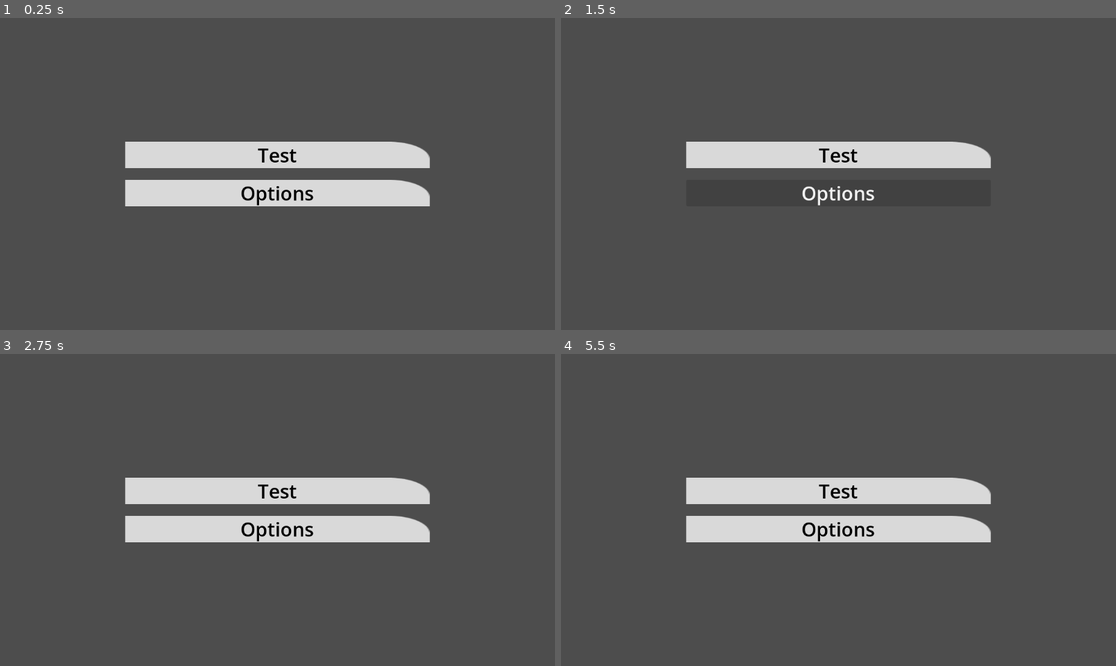
Above: before the commit, frames 1-4 (two rows, left to right).
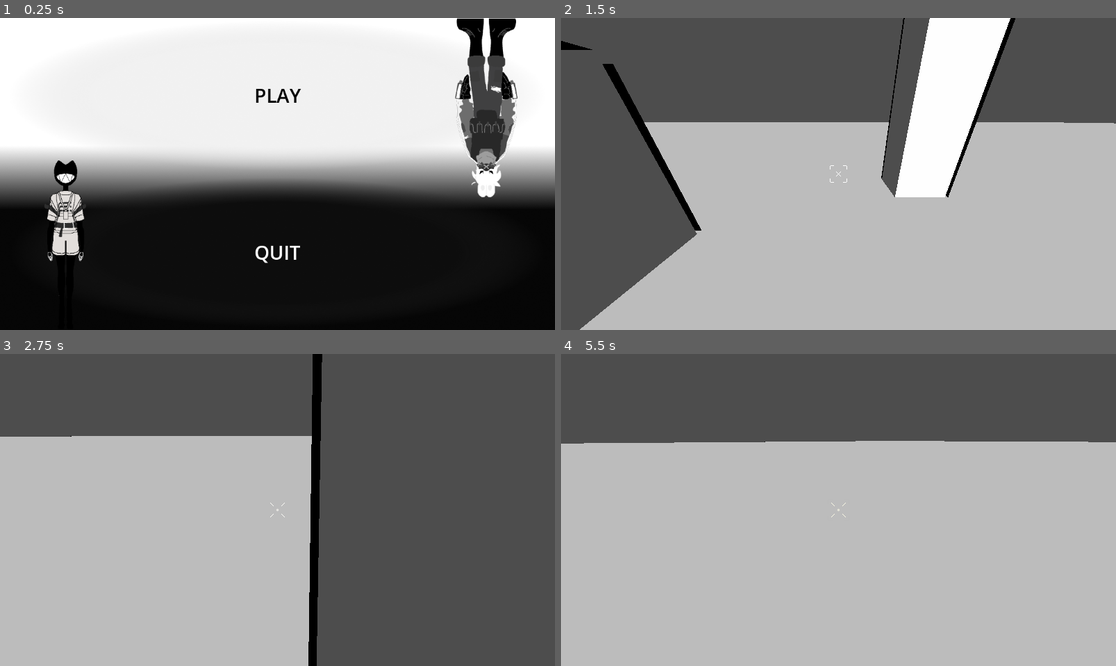
Above: after the commit, the same moments.

Repository: TuniTem/GGJ-2026-cutout
Game: Godot game, scene res://ui/main_menu.tscn
Two runs of this game, one before a commit and one after it. Both use one fixed random seed, a clock stepped at 60 frames per second and the inputs below. This scene is started directly instead of the project's main scene.
Inputs (mouse positions are in pixels of both pictures, inside the frame that each line leads up to):
- Up to frame 1 (0.25 s): no input
- Up to frame 2 (1.5 s): click (838, 155) at 0.5 s, where only the run before the commit has a clickable "Test"; click (838, 192) at 1.25 s, where only the run before the commit has a clickable "Options"
- Up to frame 3 (2.75 s): move the mouse to (305, 510) at 2.02 s; hold W (forward) from 2.03 s (still down); hold Middle mouse button (zoom) from 2.03 s (still down)
- Up to frame 4 (5.5 s): keep holding W (forward); move the mouse to (810, 510) at 2.77 s; release Middle mouse button (zoom) at 2.78 s; tap Middle mouse button (zoom) at 2.85, 4.35 s; move the mouse to (849, 503) at 3.52 s; hold Middle mouse button (zoom) 3.53-4.28 s; move the mouse to (832, 516) at 4.27 s; move the mouse to (877, 513) at 5.02 s; hold Middle mouse button (zoom) from 5.03 s (still down)

The runs differ from the first frame. In frame 1, 94% of the frame differs, in the area x 0-100%, y 0-100%; in frame 2, 60%; in frame 3, 46%; in frame 4, 72%.

Commit message:
updated main_manu, created pause_menu

Diff:
--- /dev/null
+++ b/ui/main_menu.gd
@@ -0,0 +1,31 @@
+extends Control
+@export var level_to_load : PackedScene
+@export var button_hover_sfx : AudioStream
+@export var button_click_sfx : AudioStream
+# Called when the node enters the scene tree for the first time.
+func _ready() -> void:
+	Input.mouse_mode = Input.MOUSE_MODE_VISIBLE
+	pass # Replace with function body.
+
+# Called every frame. 'delta' is the elapsed time since the previous frame.
+func _process(delta: float) -> void:
+	pass
+
+func button_hovered() -> void:
+	$AudioStreamPlayer2D.stream = button_hover_sfx
+	$AudioStreamPlayer2D.play()
+
+func _on_play_button_pressed() -> void:
+	$AudioStreamPlayer2D.stream = button_click_sfx
+	$AudioStreamPlayer2D.play()
+	Input.mouse_mode = Input.MOUSE_MODE_CAPTURED
+	await get_tree().create_timer(0.25).timeout
+	get_tree().change_scene_to_packed(level_to_load)
+
+	pass # Replace with function body.
+
+
+func _on_play_button_mouse_entered() -> void:
+	button_hovered()
+func _on_quit_button_mouse_entered() -> void:
+	button_hovered()
--- a/ui/main_menu.tscn
+++ b/ui/main_menu.tscn
@@ -1,6 +1,28 @@
 [gd_scene format=3 uid="uid://d87ma4k3epkr"]
 
 [ext_resource type="Theme" uid="uid://xw02ymhfwhtw" path="res://ui/ui_theme.tres" id="1_0dkrt"]
+[ext_resource type="Texture2D" uid="uid://ctojnwwg1g60x" path="res://ui/imgs/panel_background.png" id="2_rmr83"]
+[ext_resource type="Script" uid="uid://blpqpsrmfpodv" path="res://ui/main_menu.gd" id="2_ubpvv"]
+[ext_resource type="Texture2D" uid="uid://dnmj4jy80l80b" path="res://ui/imgs/char0thumb.png" id="2_wk0pr"]
+[ext_resource type="PackedScene" uid="uid://c6clw1uckln11" path="res://scenes/testmain.tscn" id="3_arv2f"]
+[ext_resource type="Texture2D" uid="uid://oan5wiwg62h7" path="res://ui/imgs/char1thumb.png" id="3_rmr83"]
+[ext_resource type="AudioStream" uid="uid://b4upl7qeodcl4" path="res://audio/SFX/UI/UI - SCROLL.wav" id="4_5klac"]
+[ext_resource type="AudioStream" uid="uid://bdc4n7ni3vurh" path="res://audio/SFX/UI/UI - SELECT 2.wav" id="5_lsdqh"]
+[ext_resource type="Texture2D" uid="uid://cw376ff6bgj4q" path="res://ui/imgs/quit_button_normal.png" id="5_p8ri8"]
+[ext_resource type="Texture2D" uid="uid://xe1tbb6flqnn" path="res://ui/imgs/quit_button_click.png" id="6_ubpvv"]
+[ext_resource type="Texture2D" uid="uid://5ny8qn7sir0j" path="res://ui/imgs/quit_button_hover.png" id="7_arv2f"]
+
+[sub_resource type="StyleBoxTexture" id="StyleBoxTexture_8uxxo"]
+texture = ExtResource("2_rmr83")
+
+[sub_resource type="StyleBoxTexture" id="StyleBoxTexture_5klac"]
+texture = ExtResource("5_p8ri8")
+
+[sub_resource type="StyleBoxTexture" id="StyleBoxTexture_lsdqh"]
+texture = ExtResource("6_ubpvv")
+
+[sub_resource type="StyleBoxTexture" id="StyleBoxTexture_jiymt"]
+texture = ExtResource("7_arv2f")
 
 [node name="MainMenu" type="Control" unique_id=1471351573]
 layout_mode = 3
@@ -10,6 +32,10 @@
 grow_horizontal = 2
 grow_vertical = 2
 theme = ExtResource("1_0dkrt")
+script = ExtResource("2_ubpvv")
+level_to_load = ExtResource("3_arv2f")
+button_hover_sfx = ExtResource("4_5klac")
+button_click_sfx = ExtResource("5_lsdqh")
 
 [node name="MarginContainer" type="MarginContainer" parent="." unique_id=1835301475]
 layout_mode = 1
@@ -18,20 +44,89 @@
 anchor_bottom = 1.0
 grow_horizontal = 2
 grow_vertical = 2
+pivot_offset_ratio = Vector2(0.5, 0.5)
 theme_override_constants/margin_left = 260
 theme_override_constants/margin_top = 14
 theme_override_constants/margin_right = 260
 theme_override_constants/margin_bottom = 14
 
-[node name="VBoxContainer" type="VBoxContainer" parent="MarginContainer" unique_id=1344753396]
+[node name="Panel" type="Panel" parent="." unique_id=1403182147]
+z_index = -1
+layout_mode = 1
+anchors_preset = 15
+anchor_right = 1.0
+anchor_bottom = 1.0
+grow_horizontal = 2
+grow_vertical = 2
+mouse_filter = 2
+theme_override_styles/panel = SubResource("StyleBoxTexture_8uxxo")
+
+[node name="TextureRect" type="TextureRect" parent="." unique_id=950106345]
+z_index = 1
+layout_mode = 1
+anchors_preset = 2
+anchor_top = 1.0
+anchor_bottom = 1.0
+offset_left = 92.0
+offset_top = -469.0
+offset_right = 208.0
+offset_bottom = -2.0
+grow_vertical = 0
+scale = Vector2(0.75, 0.75)
+pivot_offset = Vector2(0, 467)
+texture = ExtResource("2_wk0pr")
+
+[node name="TextureRect2" type="TextureRect" parent="." unique_id=1741596444]
+z_index = 1
+layout_mode = 1
+anchors_preset = 1
+anchor_left = 1.0
+anchor_right = 1.0
+offset_left = -78.0
+offset_top = 372.0
+offset_right = 94.0
+offset_bottom = 866.0
+grow_horizontal = 0
+rotation = 3.1415927
+scale = Vector2(0.75, 0.75)
+texture = ExtResource("3_rmr83")
+
+[node name="VBoxContainer" type="VBoxContainer" parent="." unique_id=410655058]
+layout_mode = 1
+anchors_preset = 15
+anchor_right = 1.0
+anchor_bottom = 1.0
+grow_horizontal = 2
+grow_vertical = 2
+
+[node name="BoxContainer" type="BoxContainer" parent="VBoxContainer" unique_id=457931810]
 layout_mode = 2
-theme_override_constants/separation = 24
+size_flags_vertical = 3
 alignment = 1
 
-[node name="Button" type="Button" parent="MarginContainer/VBoxContainer" unique_id=572074719]
+[node name="PlayButton" type="Button" parent="VBoxContainer/BoxContainer" unique_id=207897759]
 layout_mode = 2
-text = "Test"
+size_flags_horizontal = 3
+theme_override_colors/font_pressed_color = Color(0, 0, 0, 1)
+theme_override_colors/font_hover_color = Color(0, 0, 0, 1)
+text = "PLAY"
 
-[node name="Button2" type="Button" parent="MarginContainer/VBoxContainer" unique_id=1760268780]
+[node name="BoxContainer2" type="BoxContainer" parent="VBoxContainer" unique_id=1589282444]
 layout_mode = 2
-text = "Options"
+size_flags_vertical = 3
+alignment = 1
+
+[node name="QuitButton" type="Button" parent="VBoxContainer/BoxContainer2" unique_id=1052144618]
+layout_mode = 2
+size_flags_horizontal = 3
+theme_override_colors/font_color = Color(1, 1, 1, 1)
+theme_override_styles/normal = SubResource("StyleBoxTexture_5klac")
+theme_override_styles/pressed = SubResource("StyleBoxTexture_lsdqh")
+theme_override_styles/hover = SubResource("StyleBoxTexture_jiymt")
+text = "QUIT"
+
+[node name="AudioStreamPlayer2D" type="AudioStreamPlayer2D" parent="." unique_id=51559812]
+
+[connection signal="mouse_entered" from="VBoxContainer/BoxContainer/PlayButton" to="." method="_on_play_button_mouse_entered"]
+[connection signal="pressed" from="VBoxContainer/BoxContainer/PlayButton" to="." method="_on_play_button_pressed"]
+[connection signal="mouse_entered" from="VBoxContainer/BoxContainer2/QuitButton" to="." method="_on_quit_button_mouse_entered"]
--- /dev/null
+++ b/ui/pause_menu.tscn
@@ -0,0 +1,9 @@
+[gd_scene format=3 uid="uid://du80g1drnos2i"]
+
+[node name="PauseMenu" type="Control" unique_id=1907706585]
+layout_mode = 3
+anchors_preset = 15
+anchor_right = 1.0
+anchor_bottom = 1.0
+grow_horizontal = 2
+grow_vertical = 2
--- a/ui/ui_theme.tres
+++ b/ui/ui_theme.tres
@@ -1,11 +1,21 @@
 [gd_resource type="Theme" format=3 uid="uid://xw02ymhfwhtw"]
 
-[ext_resource type="Texture2D" uid="uid://c6b0roxby3065" path="res://ui/imgs/button_normal.png" id="1_udl1o"]
+[ext_resource type="Texture2D" uid="uid://df3fo7be4htmh" path="res://ui/imgs/play_button_hover.png" id="1_vuqvt"]
+[ext_resource type="Texture2D" uid="uid://b30y71b15myd1" path="res://ui/imgs/play_button_normal.png" id="2_bp0j3"]
+[ext_resource type="Texture2D" uid="uid://b0i4g32uknvd7" path="res://ui/imgs/play_button_click.png" id="3_cnyj1"]
+
+[sub_resource type="StyleBoxTexture" id="StyleBoxTexture_kbk24"]
+texture = ExtResource("1_vuqvt")
 
 [sub_resource type="StyleBoxTexture" id="StyleBoxTexture_4mq11"]
-texture = ExtResource("1_udl1o")
+texture = ExtResource("2_bp0j3")
+
+[sub_resource type="StyleBoxTexture" id="StyleBoxTexture_mbvn8"]
+texture = ExtResource("3_cnyj1")
 
 [resource]
 Button/colors/font_color = Color(0, 0, 0, 1)
 Button/font_sizes/font_size = 40
+Button/styles/hover = SubResource("StyleBoxTexture_kbk24")
 Button/styles/normal = SubResource("StyleBoxTexture_4mq11")
+Button/styles/pressed = SubResource("StyleBoxTexture_mbvn8")
Binary file added: ui/imgs/char0thumb.png
Not shown, added: ui/imgs/char0thumb.png.import
Binary file added: ui/imgs/char1thumb.png
Not shown, added: ui/imgs/char1thumb.png.import
Binary file added: ui/imgs/panel_background.png
Not shown, added: ui/imgs/panel_background.png.import
Binary file added: ui/imgs/play_button_click.png
Not shown, added: ui/imgs/play_button_click.png.import
Binary file added: ui/imgs/play_button_hover.png
Not shown, added: ui/imgs/play_button_hover.png.import
Binary file added: ui/imgs/play_button_normal.png
Not shown, added: ui/imgs/play_button_normal.png.import
(and 7 more such lines)
